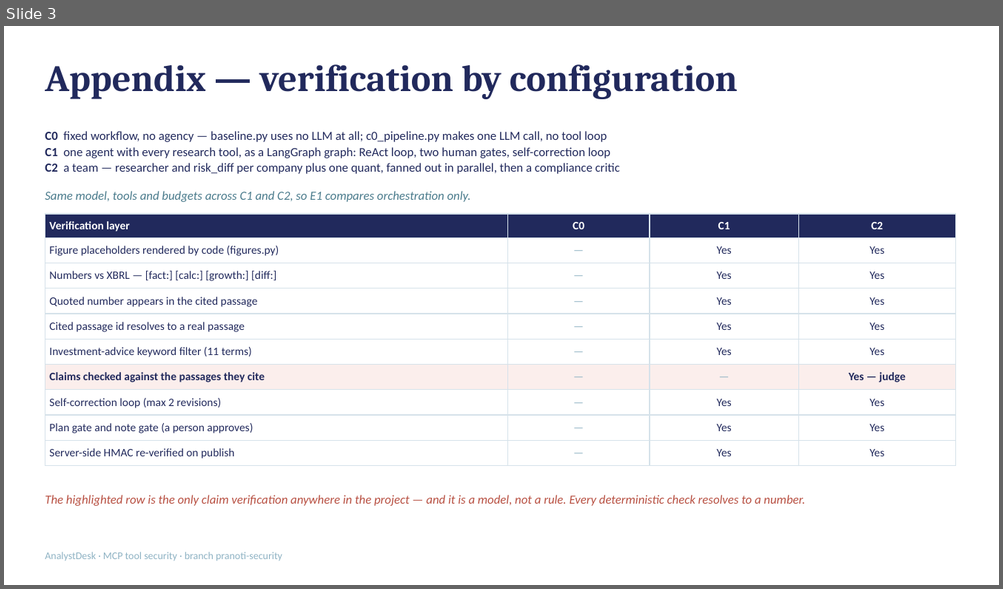
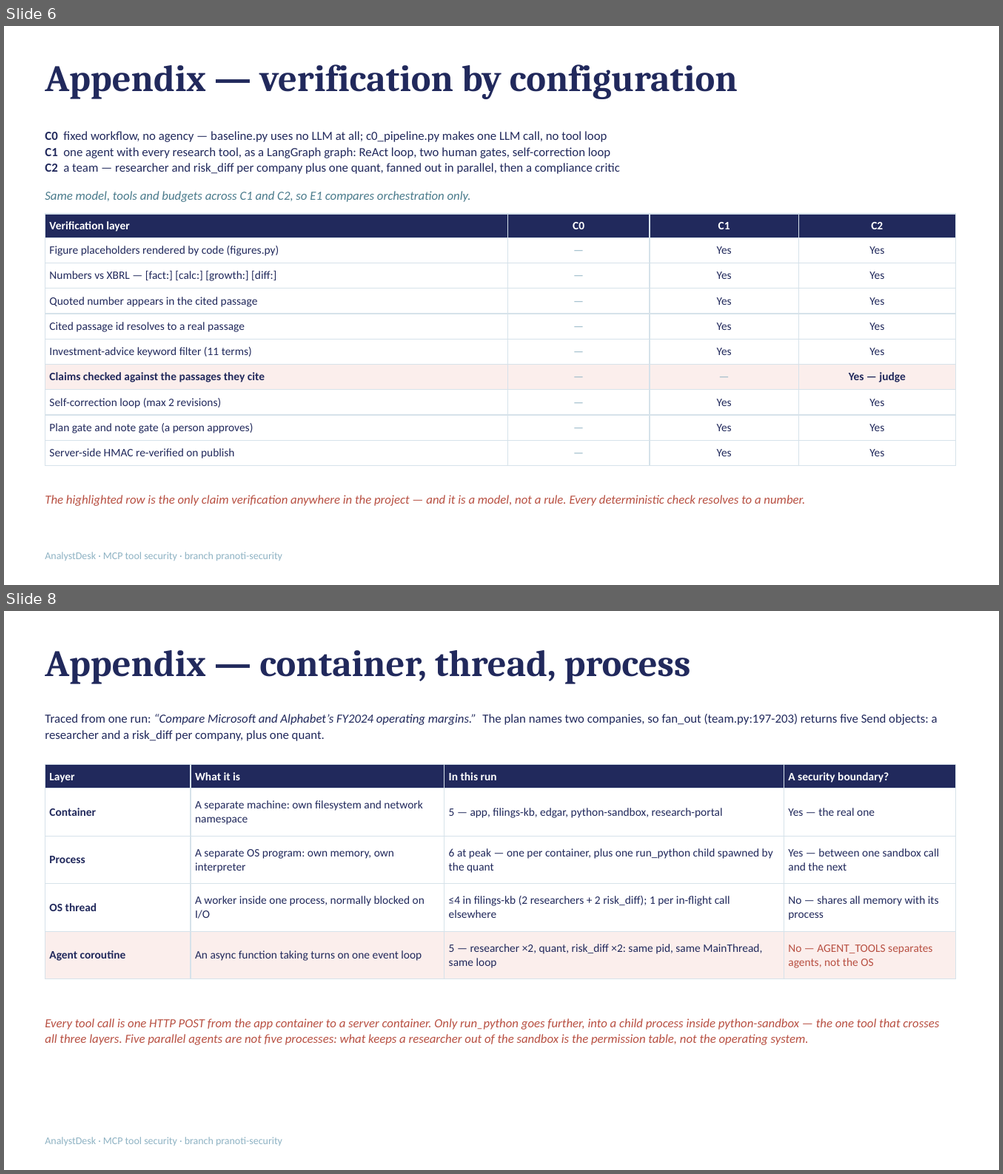
Before and after one commit to tshubhi24-dot/Capstone_IITB_2026, a slide deck: jayshree/analyst_desk/docs/presentation.pptx. Shown one above the other, each under a label of ours: slide 3 before the commit, slides 6 and 8 after it; the slides between them are not shown. The pictures are 1003x589 and 1003x1174 pixels, drawn with LibreOffice and Linux fonts; fonts in the diff are those of the drawing. Boxes give left, top, right and bottom in pixels: in the first picture for what was removed or moved away, otherwise in the second. Text is boxed around its words. In the diff, an @@ line names an element or a change of style, - is before the commit and + after.

```diff
--- a/jayshree/analyst_desk/docs/presentation.pptx
+++ b/jayshree/analyst_desk/docs/presentation.pptx
@@ slide 8 added at [4,611,999,1170], background #FFFFFF; not listed: 1 template element that a slide beside it also shows @@
@@ title added at [45,650,691,684], 36 pt, text #21295C, bold @@
+Appendix — container, thread, process
@@ text added at [45,714,937,741], 12 pt, text #21295C @@
+Traced from one run: “Compare Microsoft and Alphabet’s FY2024 operating margins.” The plan names two companies, so fan_out (team.py:197-203) returns five Send objects: a researcher and a risk_diff per company, plus one quant.
@@ table added at [45,765,956,971], 5 rows, 4 columns @@
+Layer | What it is | In this run | A security boundary?
+Container | A separate machine: own filesystem and network namespace | 5 — app, filings-kb, edgar, python-sandbox, research-portal | Yes — the real one
+Process | A separate OS program: own memory, own interpreter | 6 at peak — one per container, plus one run_python child spawned by the quant | Yes — between one sandbox call and the next
+OS thread | A worker inside one process, normally blocked on I/O | ≤4 in filings-kb (2 researchers + 2 risk_diff); 1 per in-flight call elsewhere | No — shares all memory with its process
+Agent coroutine | An async function taking turns on one event loop | 5 — researcher ×2, quant, risk_diff ×2: same pid, same MainThread, same loop | No — AGENT_TOOLS separates agents, not the OS
@@ text added at [45,1019,939,1045], 12 pt, text #B85042, italic @@
+Every tool call is one HTTP POST from the app container to a server container. Only run_python goes further, into a child process inside python-sandbox — the one tool that crosses all three layers. Five parallel agents are not five processes: what keeps a researcher out of the sandbox is the permission table, not the operating system.
@@ what was slide 3 is now slide 6 @@
```
Also in this commit, not shown: 7 other slides added, 14 other files.
